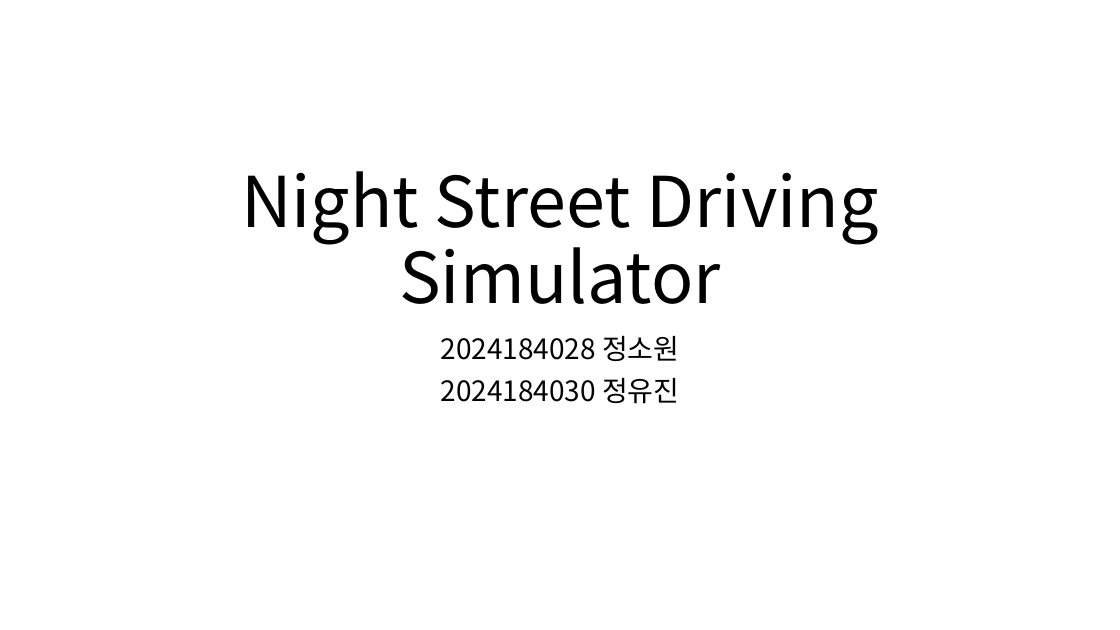
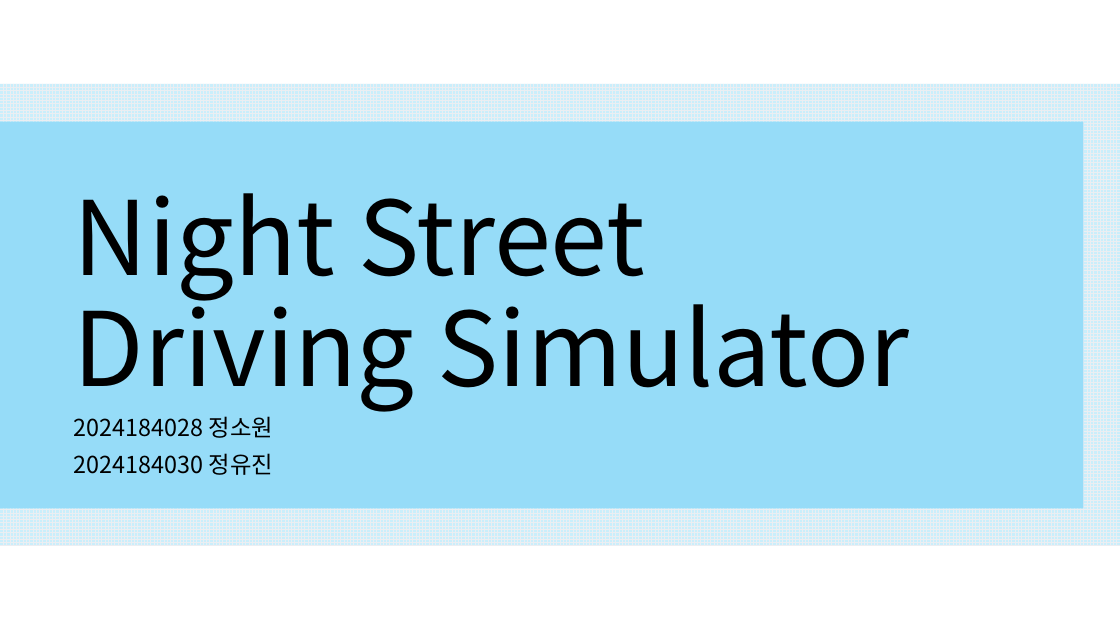
Before and after one commit to kyonghwa1916/OpenGL_Termproject, a slide deck: slide 1 of Night Street Driving Simulator.pptx. Drawn at 1120x630 pixels with LibreOffice and Linux fonts; fonts in the diff are those of the drawing. Boxes give left, top, right and bottom in pixels: in the first picture for what was removed or moved away, otherwise in the second. Text is boxed around its words. In the diff, an @@ line names an element or a change of style, - is before the commit and + after.

```diff
--- a/Night Street Driving Simulator.pptx
+++ b/Night Street Driving Simulator.pptx
@@ rectangle added at [0, 84, 1120, 546], fill pattern #EBEEF2 on #CAEEFB @@
@@ rectangle added at [0, 122, 1084, 508], fill #96DCF8 @@
@@ title "Night Street Driving Simulator": place and size @@
-title "Night Street Driving Simulator" at [241, 171, 879, 304]
+title "Night Street Driving Simulator" at [74, 193, 909, 412]
@@ title "Night Street Driving Simulator" at [74, 193, 909, 412]: size 60 to 88 pt; alignment centre to left @@
@@ subtitle "2024184028 정소원": place and size @@
-subtitle "2024184028 정소원" at [440, 335, 679, 404]
+subtitle "2024184028 정소원" at [74, 416, 273, 475]
@@ subtitle "2024184028 정소원" at [74, 416, 273, 475]: size 24 to 20 pt; alignment centre to left; vertical alignment top to middle @@
```
Also in this commit, not shown: 5 other slides changed, 1 other file.
